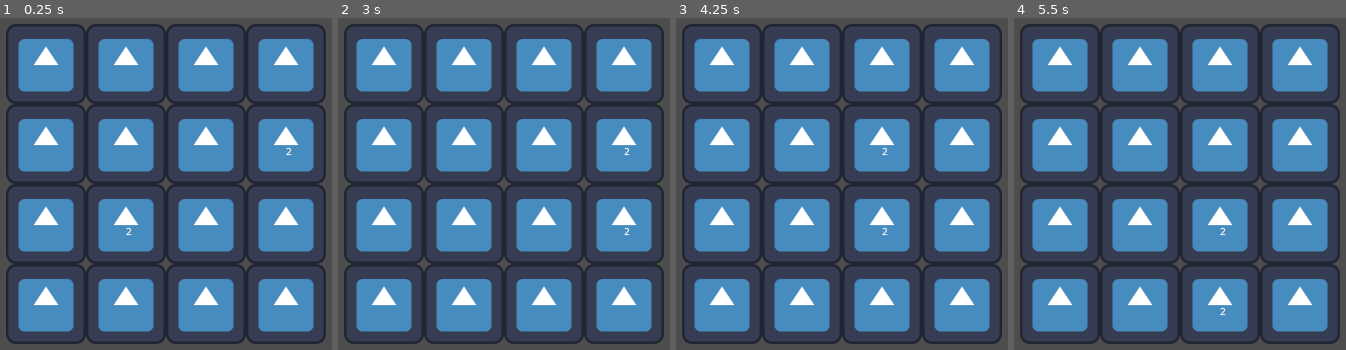
Above: before the commit, frames 1-4 (left to right).
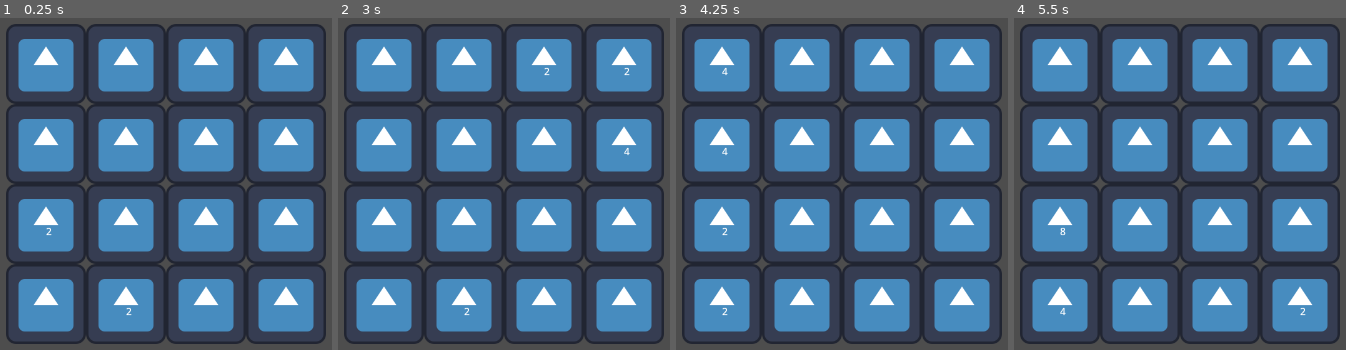
Above: after the commit, the same moments.

Repository: asa-kaya/2048TD
Game: Godot game, scene res://game.tscn
The game is run twice, just before and just after one commit, with the same random seed, the same clock (stepped at 60 frames per second) and the same inputs. The engine's default icon, where the game draws it, is replaced by a stand-in: a white triangle on a blue panel in a dark square.
Inputs:
- Up to frame 1 (0.25 s): no input
- Up to frame 2 (3 s): tap Enter at 0.5, 2 s; hold D (shift_right) 0.53-1.28 s; tap Space at 1.25, 2.75 s; hold S (shift_down) 1.28-2.03 s; hold D (shift_right) 2.03-2.78 s; hold W (shift_up) from 2.78 s (still down)
- Up to frame 3 (4.25 s): tap Enter at 3.5 s; release W (shift_up) at 3.53 s; hold A (shift_left) from 3.53 s (still down)
- Up to frame 4 (5.5 s): tap Space at 4.25 s; release A (shift_left) at 5.03 s; hold S (shift_down) from 5.03 s (still down)

The runs differ from the first frame. In frame 1, less than 0.1% of the frame differs, in the area x 13-88%, y 39-90%; in frame 2, 0.1%; in frame 3, 0.1%, in the area x 13-64%, y 15-90%; in frame 4, 0.1%.

Commit message:
finished 2048 mechanics

Diff:
--- a/cell/cell.gd
+++ b/cell/cell.gd
@@ -4,6 +4,7 @@
 @onready var area: Area2D = $Area2D
 
 var value: int = 0
+var can_merge = true
 var grid: Grid
 
 var object: Node2D
@@ -29,5 +30,6 @@
 		return
 
 	var idx := int(log(value) / log(2)) - 1
+
 	object = object_pool[idx].duplicate()
 	add_child(object)
--- a/game_manager.gd
+++ b/game_manager.gd
@@ -13,15 +13,13 @@
 	grid_layout.resize(grid_size.x * grid_size.y)
 	grid_layout.fill(0);
 
-	var rand1 := randi_range(0, grid_layout.size() - 1)
-	var rand2 := randi_range(0, grid_layout.size() - 2)
-
-	grid_layout[rand1] = 2
-	grid_layout[rand2 if (rand2 < rand1) else (rand2 + 1)] = 2
 	# add holes to field when total size of items is less than 25% of the field size
 	#var threshold := int(grid_layout.size() * 0.25)
 
 	grid.setup(grid_layout, cell_size, grid_size.x, true)
+
+	grid.populate_random_empty_cell()
+	grid.populate_random_empty_cell()
 
 	#run_manager.init(player)
 
@@ -29,11 +27,15 @@
 	#run_manager.process(delta)
 
 func _unhandled_input(event):
+	var grid_has_shifted := false
 	if Input.is_action_just_pressed("shift_up"):
-		grid.shift(Grid.Direction.UP)
+		grid_has_shifted = grid.shift(Grid.Direction.UP)
 	elif Input.is_action_just_pressed("shift_left"):
-		grid.shift(Grid.Direction.LEFT)
+		grid_has_shifted = grid.shift(Grid.Direction.LEFT)
 	elif Input.is_action_just_pressed("shift_down"):
-		grid.shift(Grid.Direction.DOWN)
+		grid_has_shifted = grid.shift(Grid.Direction.DOWN)
 	elif Input.is_action_just_pressed("shift_right"):
-		grid.shift(Grid.Direction.RIGHT)
+		grid_has_shifted = grid.shift(Grid.Direction.RIGHT)
+
+	if grid_has_shifted:
+		grid.populate_random_empty_cell()
--- a/grid/grid.gd
+++ b/grid/grid.gd
@@ -39,7 +39,7 @@
 		c.update_object()
 
 
-func shift(direction: Direction):
+func shift(direction: Direction) -> bool:
 	print("shifting " + str(direction))
 
 	var shift_dir := Vector2i.ZERO
@@ -74,9 +74,17 @@
 		end_x =  - 1
 		end_y =  - 1
 
+	var has_shifted = false
 	for x in range(start_x, end_x, scan_dir.x):
 		for y in range(start_y, end_y, scan_dir.y):
-			try_shift_cell_at(Vector2i(x, y), shift_dir)
+			if try_shift_cell_at(Vector2i(x, y), shift_dir):
+				has_shifted = true
+
+	if has_shifted:
+		print("successfully shifted")
+		grid.map(func(cell): cell.can_merge = true)
+
+	return has_shifted
 
 func try_shift_cell_at(grid_position: Vector2i, direction: Vector2i) -> bool:
 	var current_cell := get_cell(grid_position.x, grid_position.y)
@@ -84,14 +92,17 @@
 	if current_cell.value == 0:
 		return false
 
-	var next_cell := get_cell(grid_position.x + direction.x, grid_position.y + direction.y, true)
+	var destination_cell := get_last_valid_cell_in_direction(grid_position, direction, current_cell.value, current_cell)
+	if destination_cell and (current_cell != destination_cell) and (current_cell.value == destination_cell.value or destination_cell.value == 0):
+		if destination_cell.value != 0:
+			destination_cell.can_merge = false
 
-	print("%d, %d" % [grid_position.x + direction.x, grid_position.y + direction.y])
-	if next_cell and (current_cell.value == next_cell.value or next_cell.value == 0):
-		next_cell.value += current_cell.value
+		destination_cell.value += current_cell.value
 		current_cell.value = 0
-		next_cell.update_object()
+
+		destination_cell.update_object()
 		current_cell.update_object()
+
 		return true
 	else:
 		return false
@@ -100,11 +111,22 @@
 	var next_position := Vector2i(grid_position.x + direction.x, grid_position.y + direction.y)
 	var next_cell := get_cell(next_position.x, next_position.y, true)
 
-	if next_cell == null or value != next_cell.value or next_cell.value != 0:
+	if (next_cell == null) or (not next_cell.can_merge) or (value != next_cell.value and next_cell.value != 0):
 		return cell
 	else:
 		return get_last_valid_cell_in_direction(next_position, direction, value, next_cell)
 
+func populate_random_empty_cell():
+	var empty_cells: Array[Cell] = grid.filter(func(cell): return cell.value == 0)
+
+	# TODO this should cause a game over
+	if empty_cells.size() <= 0:
+		return
+
+	var randIdx := randi_range(0, empty_cells.size() - 1)
+
+	empty_cells[randIdx].value = 2
+	empty_cells[randIdx].update_object()
 
 func get_cell(x: int, y: int, supress_out_of_range: bool = false) -> Cell:
 	if not supress_out_of_range:
